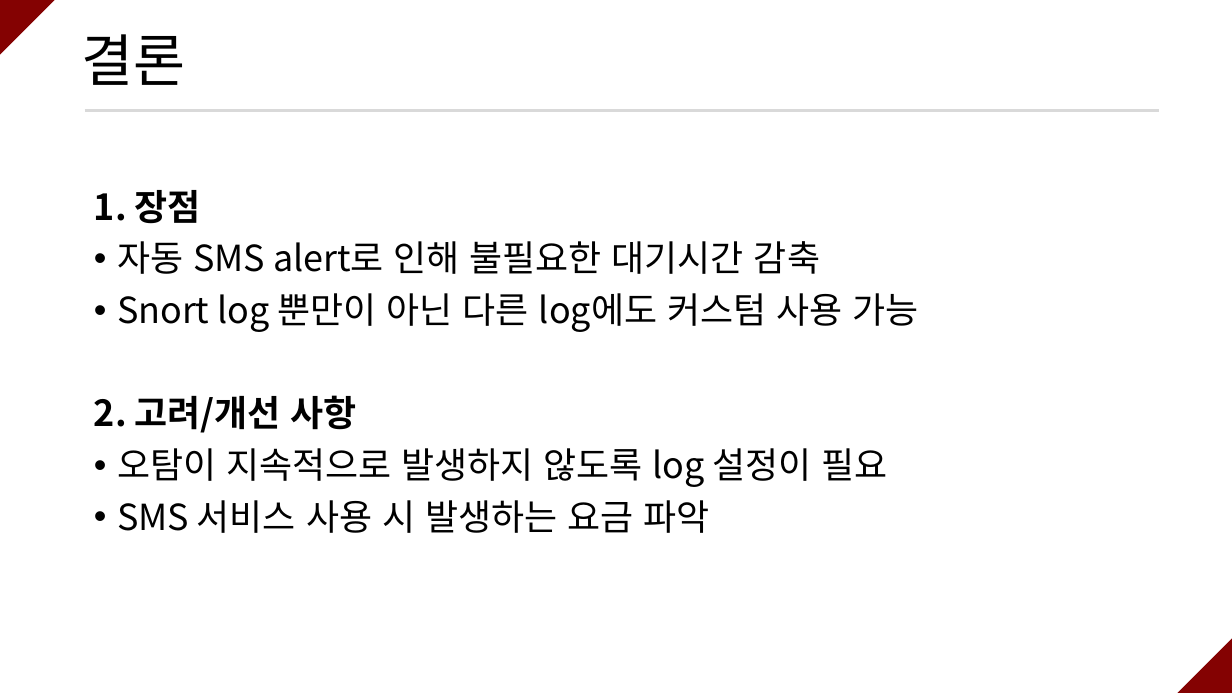
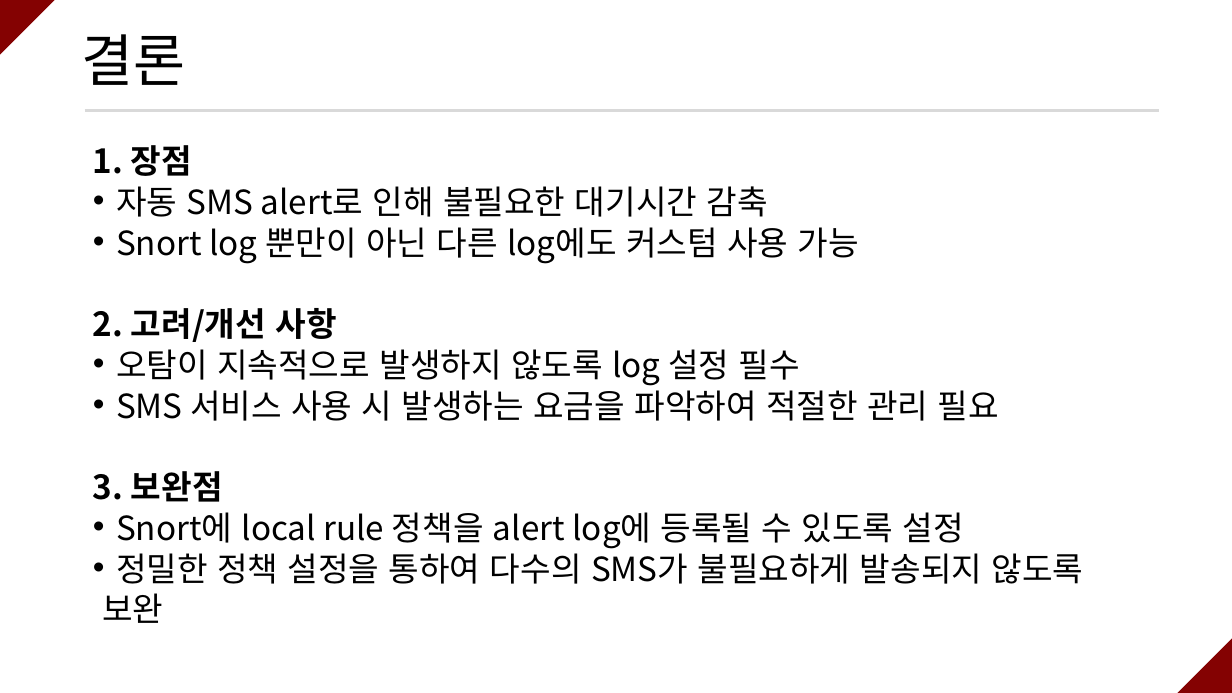
Before and after one commit to ramieeee/self_learning, a slide deck: slide 20 of semi_projects/보안탐지 및 SMS 알람/연람희_보안탐지 및 SMS 알람.pptx (slide 18 before the commit). Drawn at 1232x693 pixels with LibreOffice and Linux fonts; fonts in the diff are those of the drawing. Boxes give left, top, right and bottom in pixels: in the first picture for what was removed or moved away, otherwise in the second. Text is boxed around its words. In the diff, an @@ line names an element or a change of style, - is before the commit and + after.

```diff
--- a/semi_projects/보안탐지 및 SMS 알람/연람희_보안탐지 및 SMS 알람.pptx
+++ b/semi_projects/보안탐지 및 SMS 알람/연람희_보안탐지 및 SMS 알람.pptx
@@ text "1. 장점": place and size @@
-text "1. 장점" at [94,190,918,533]
+text "1. 장점" at [93,145,1084,623]
@@ text at [93,145,859,342]: size 28 to 25.9 pt in "1. 장점", "자동 SMS alert로 인해 불필요한 대기시간 감축", "Snort log 뿐만이 아닌 다른 log에도 커스텀 ...", "2. 고려/개선 사항"; line spacing 0.9 to 0.7 @@
@@ text at [93,349,1084,623]: text changed; size 28 to 25.9 pt @@
-• 오탐이 지속적으로 발생하지 않도록 log 설정이 필요
-• SMS 서비스 사용 시 발생하는 요금 파악
+• 오탐이 지속적으로 발생하지 않도록 log 설정 필수
+• SMS 서비스 사용 시 발생하는 요금을 파악하여 적절한 관리 필요
+3. 보완점
+• Snort에 local rule 정책을 alert log에 등록될 수 있도록 설정
+• 정밀한 정책 설정을 통하여 다수의 SMS가 불필요하게 발송되지 않도록
+보완
```
Also in this commit, not shown: 14 other slides changed, 4 slides added, 2 slides removed.
